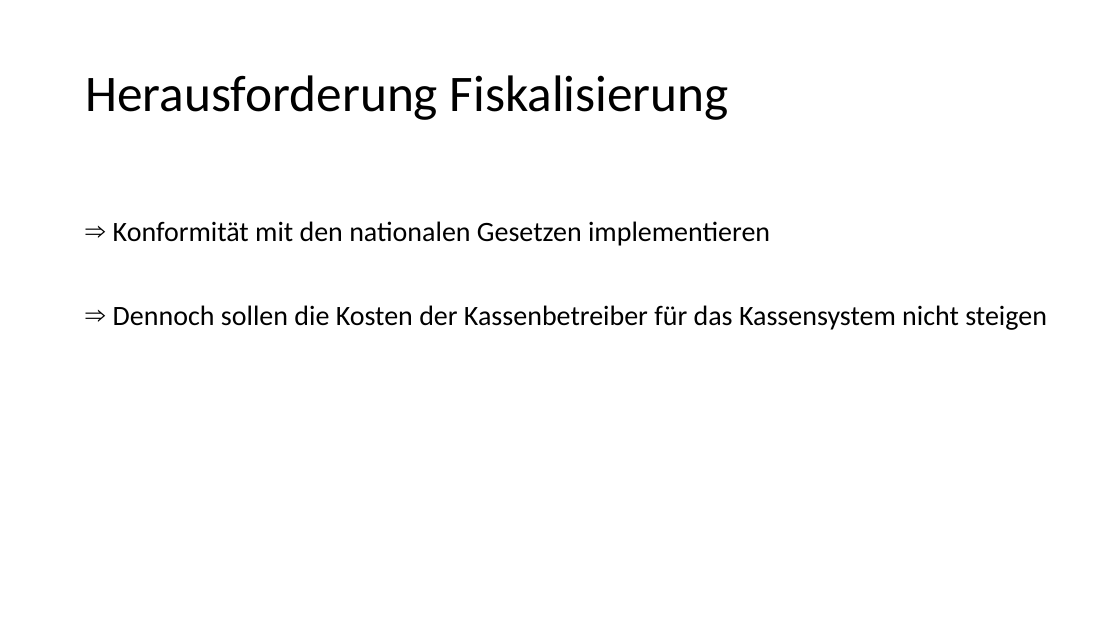
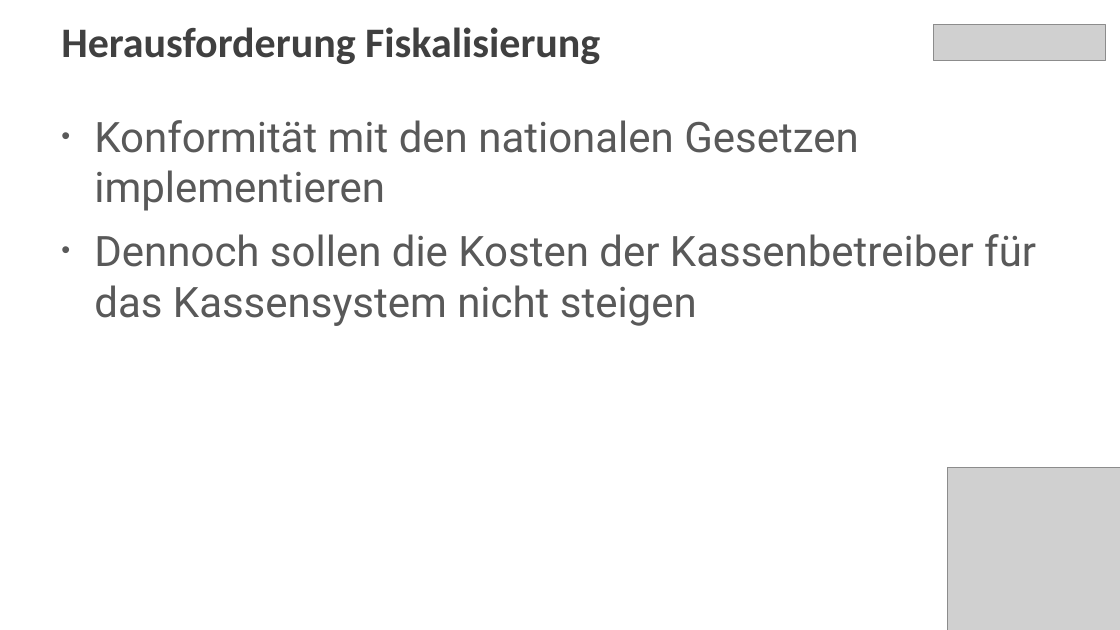
Before and after one commit to fiskaltrust/productdescription-de-doc, a slide deck: slide 3 of for-poscreators/presentation/media/lead-presentation-creator-de.pptx. Drawn at 1120x630 pixels with LibreOffice and Linux fonts; fonts in the diff are those of the drawing; grey boxes stand for pictures. Boxes give left, top, right and bottom in pixels: in the first picture for what was removed or moved away, otherwise in the second. Text is boxed around its words. In the diff, an @@ line names an element or a change of style, - is before the commit and + after.

```diff
--- a/for-poscreators/presentation/media/lead-presentation-creator-de.pptx
+++ b/for-poscreators/presentation/media/lead-presentation-creator-de.pptx
@@ title "Herausforderung Fiskalisierung": place and size @@
-title "Herausforderung Fiskalisierung" at [85, 75, 729, 120]
+title "Herausforderung Fiskalisierung" at [61, 27, 600, 64]
@@ title "Herausforderung Fiskalisierung" at [61, 27, 600, 64]: size 44 to 36 pt, text colour #000000 to #404040, bold on; vertical alignment middle to top @@
@@ picture added at [933, 24, 1105, 61] @@
@@ text "Konformität mit den nationalen Gesetzen ...": place and size @@
-text "Konformität mit den nationalen Gesetzen ..." at [113, 221, 1047, 330]
+text "Konformität mit den nationalen Gesetzen ..." at [94, 120, 1036, 326]
@@ text "Konformität mit den nationalen Gesetzen ..." at [94, 120, 1036, 326]: size 24 to 36 pt, font Calibri to Roboto, text colour #000000 to #595959; bullet ⇒ to •; line spacing 0.9 to 1; more space between paragraphs @@
@@ picture added at [948, 468, 1120, 630] @@
```
Also in this commit, not shown: 26 other slides changed, 3 slides added, 3 slides removed.
